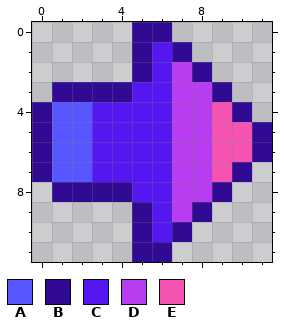
A pixel-art sprite gets an edit: assets/images/arrow.png. This is how it looked before the edit.
The file is 12x12 pixels.
Palette (. is transparent): A #5856ff  B #310a94  C #5417ef  D #b83df1  E #f553b1
Pixels before, first column x 0:
 0 .....BB.....
 1 .....BCB....
 2 .....BCDB...
 3 .BBBBCCDDB..
 4 BAACCCCDDEB.
 5 BAACCCCDDEEB
 6 BAACCCCDDEEB
 7 BAACCCCDDEB.
 8 .BBBBCCDDB..
 9 .....BCDB...
10 .....BCB....
11 .....BB.....
New version:
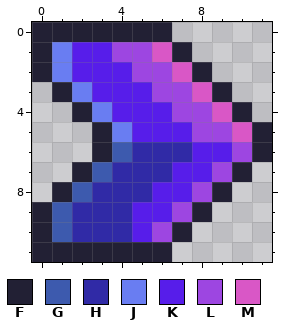
Colours new in this view: F #222034  G #3d5aae  H #302aa6  J #697df2  K #571dea  L #9d46e1  M #d957c6
The edit:
Changed rows in their new state; - is an unchanged pixel.
first column x 0:
 0 FFFFFFF-----
 1 FJKKLLMF----
 2 FJKKKLLMF---
 3 -FJKKKLLMF--
 4 ..FJKKKLLMF-
 5 ...FJKKKLLMF
 6 ...FGHHHKKLF
 7 ..FGHHHKKLF-
 8 -FGHHHKKLF--
 9 FGHHHKKLF---
10 FGHHHKLF----
11 FFFFFFF-----
